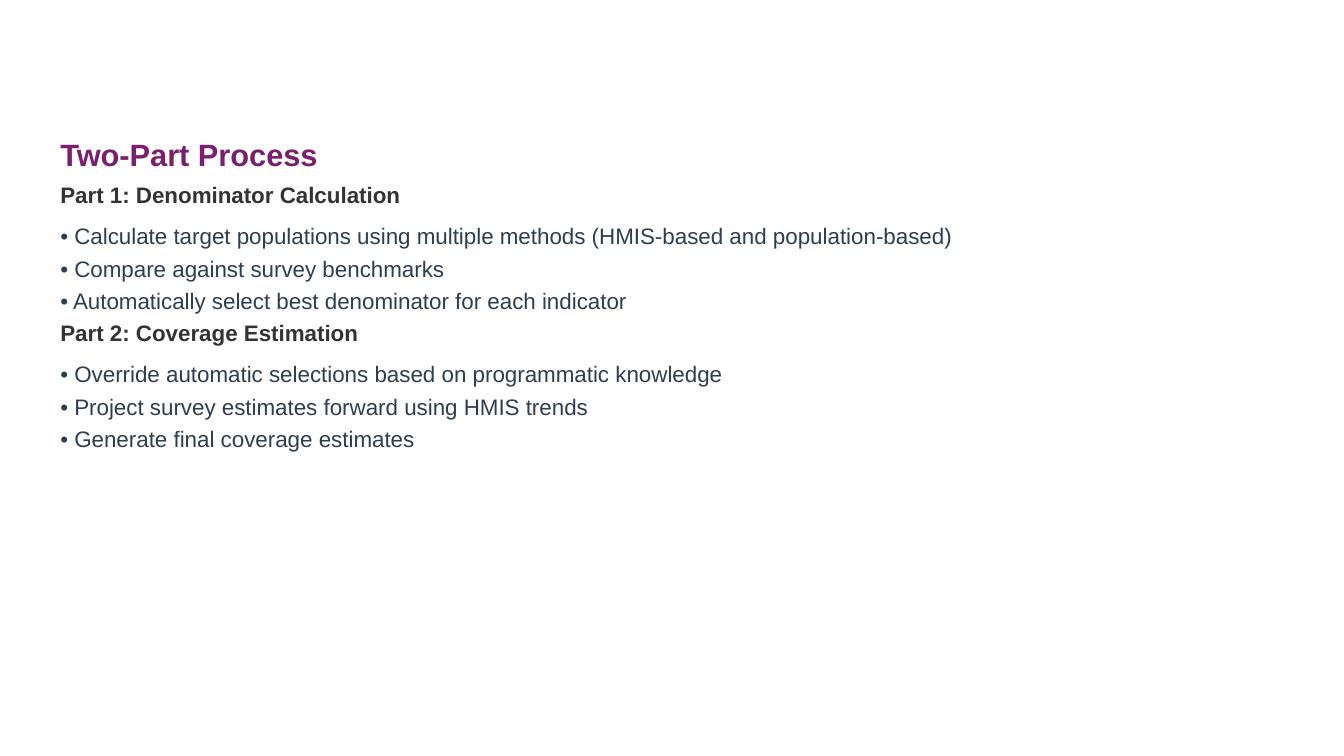
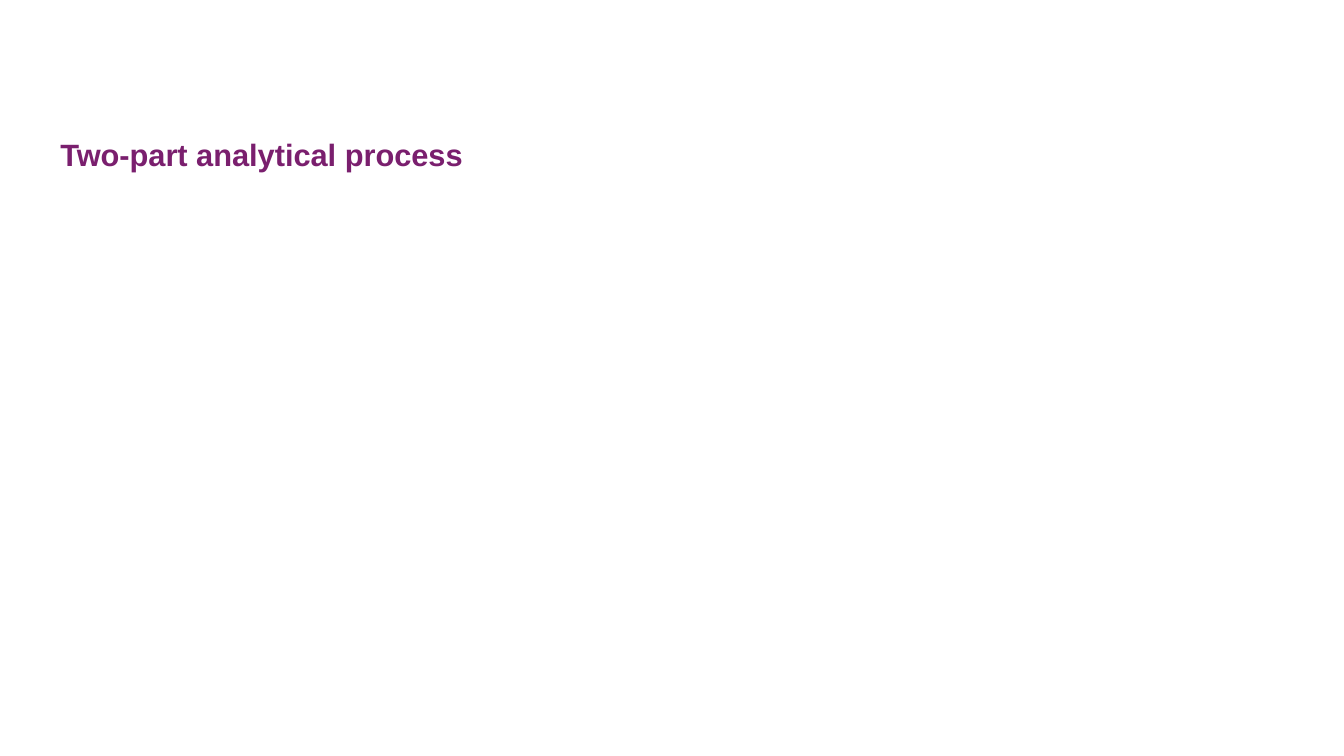
Before and after one commit to FASTR-Analytics/fastr-resource-hub, a slide deck: slide 72 of outputs/2026-zambia_deck.pptx (slide 67 before the commit). Drawn at 1344x756 pixels with LibreOffice and Linux fonts; fonts in the diff are those of the drawing. Boxes give left, top, right and bottom in pixels: in the first picture for what was removed or moved away, otherwise in the second. Text is boxed around its words. In the diff, an @@ line names an element or a change of style, - is before the commit and + after.

```diff
--- a/outputs/2026-zambia_deck.pptx
+++ b/outputs/2026-zambia_deck.pptx
@@ text at <box>60,143,463,172</box>: text changed; size 16 to 22 pt; text colour #2C3E50 to #7A1F6E; bold on @@
-Two-Part Process
-Part 1: Denominator Calculation
-• Calculate target populations using multiple methods (HMIS-based and population-based)
-• Compare against survey benchmarks
-• Automatically select best denominator for each indicator
-Part 2: Coverage Estimation
-• Override automatic selections based on programmatic knowledge
-• Project survey estimates forward using HMIS trends
-• Generate final coverage estimates
+Two-part analytical process
```
Also in this commit, not shown: 25 other slides changed, 24 slides added, 39 slides removed, 12 other files.
